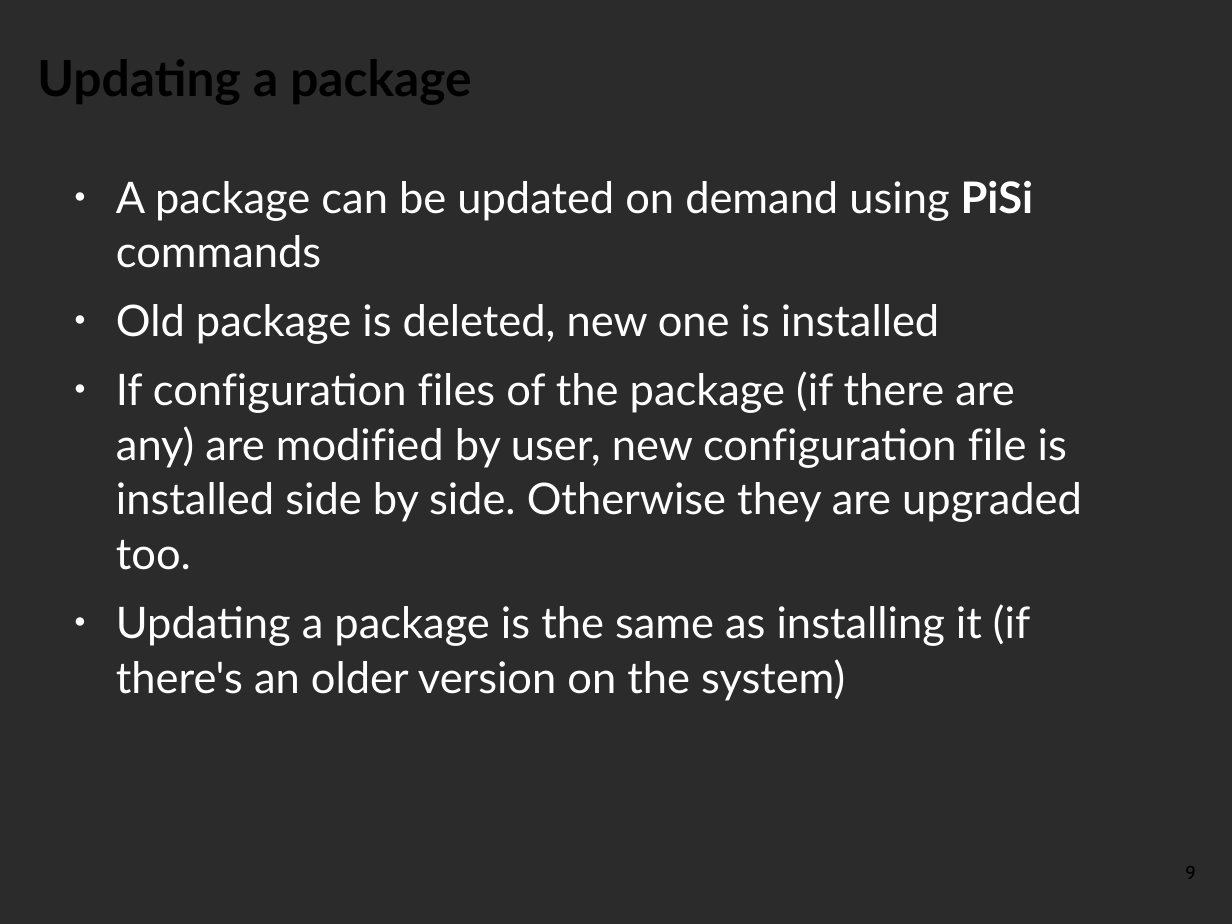
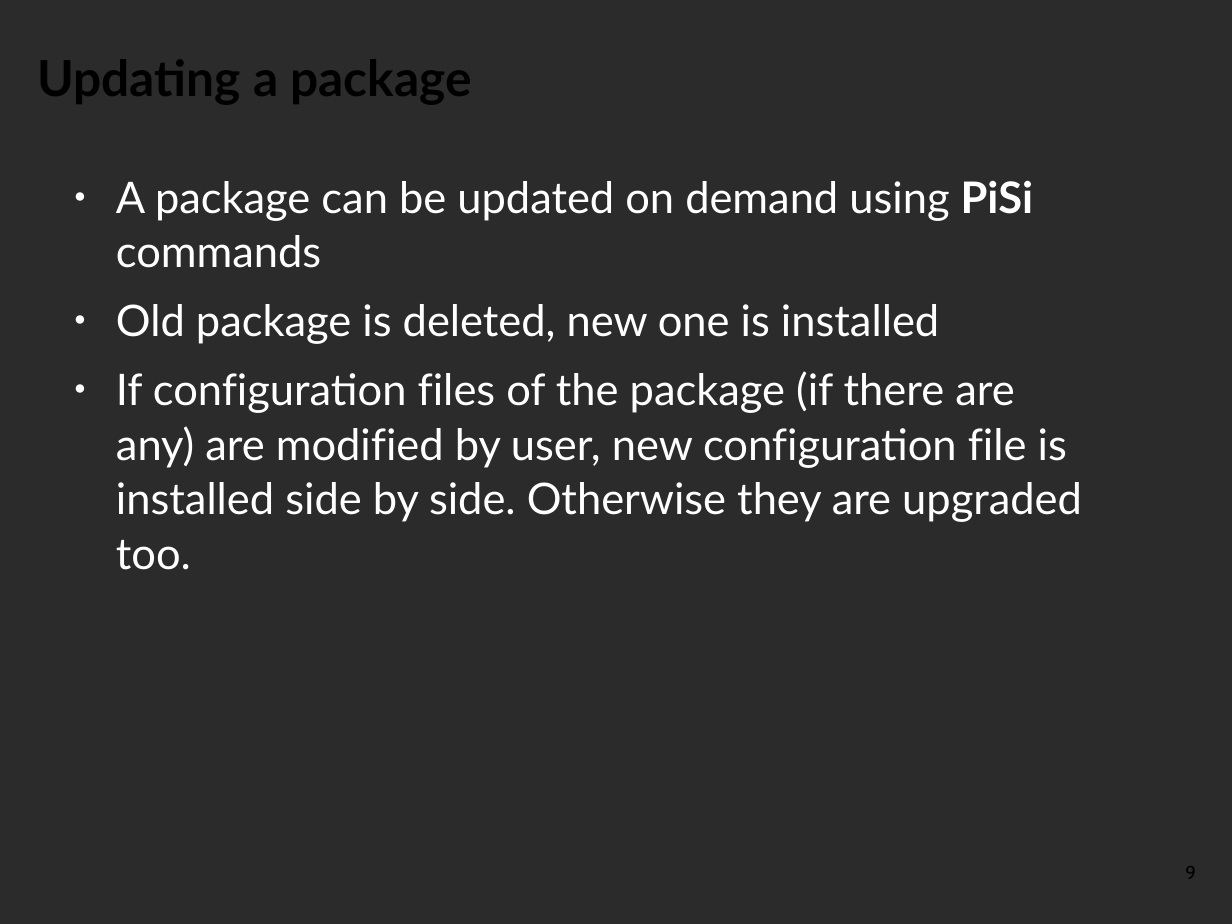
Before and after one commit to pars-linux/uludag, a slide deck: slide 9 of promotion/presentations/PardusGenel/introduction-to-pisi.odp. Drawn at 1232x924 pixels with LibreOffice and Linux fonts; fonts in the diff are those of the drawing; background and template pictures are left out; a plain dark background stands for a picture behind light text. Boxes give left, top, right and bottom in pixels: in the first picture for what was removed or moved away, otherwise in the second. Text is boxed around its words. In the diff, an @@ line names an element or a change of style, - is before the commit and + after.

```diff
--- a/promotion/presentations/PardusGenel/introduction-to-pisi.odp
+++ b/promotion/presentations/PardusGenel/introduction-to-pisi.odp
@@ text at [116, 604, 1030, 701]: paragraph removed @@
-● Updating a package is the same as installing it (if there's an older version on the system)
```
Also in this commit, not shown: 13 other slides changed, 1 slide added.
